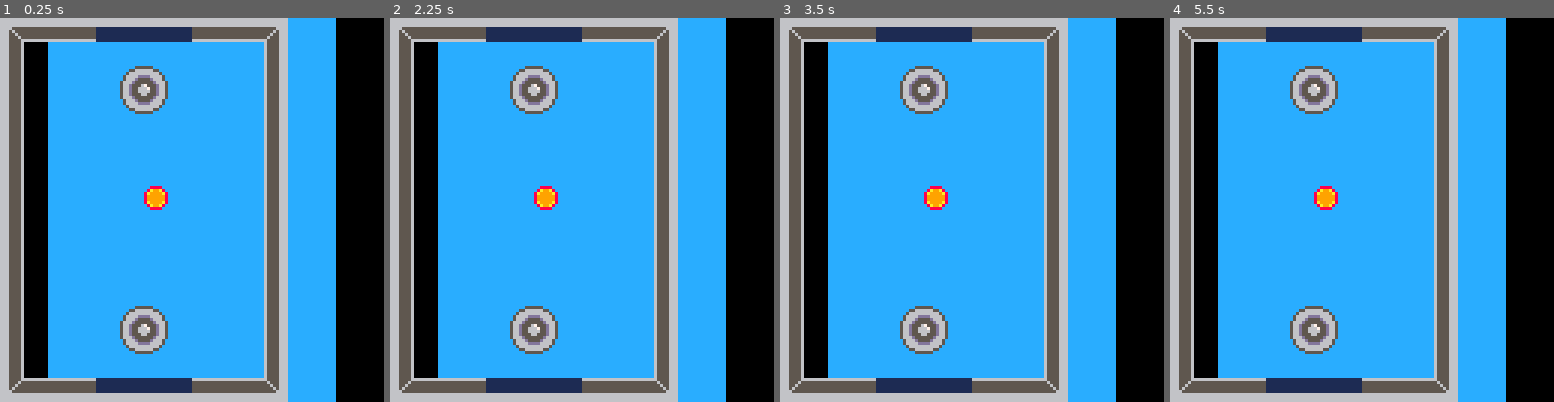
Above: before the commit, frames 1-4 (left to right).
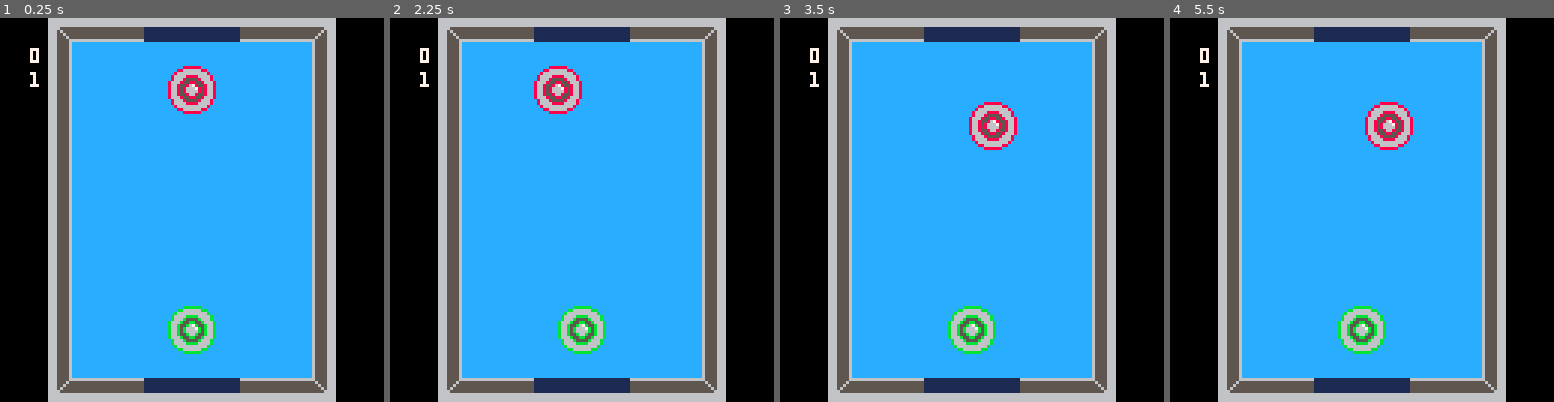
Above: after the commit, the same moments.

Repository: robotspacefish/air-hockey
Game: PICO-8 cartridge airhockey.p8
The game is run twice, just before and just after one commit, with the same random seed, the same clock (stepped at 60 frames per second) and the same inputs.
Inputs:
- Up to frame 1 (0.25 s): no input
- Up to frame 2 (2.25 s): tap O (Z key) at 0.33, 0.7, 1.43, 2.22 s; tap X (X key) at 1.07, 2.07 s; hold Left from 1.97 s (still down)
- Up to frame 3 (3.5 s): release Left at 2.37 s; tap X (X key) every 0.33 s from 2.4 to 3.4 s; hold Down 2.42-2.82 s; hold Right from 2.87 s (still down); tap O (Z key) at 3.1 s
- Up to frame 4 (5.5 s): release Right at 3.53 s; hold Up 3.58-4.08 s; tap X (X key) every 0.33 s from 3.73 to 5.4 s; tap O (Z key) at 3.98, 4.87 s; hold Right 4.13-4.53 s; hold Down 4.58-5.08 s; hold Left from 5.13 s (still down)

The runs differ from the first frame. In frame 1, 33% of the frame differs, in the area x 0-88%, y 0-100%; in frame 2, 32%; in frame 3, 33%; in frame 4, 33%.

Commit message:
create, draw, and move 2 players on the screen

Diff:
--- a/airhockey.p8
+++ b/airhockey.p8
@@ -1,52 +1,73 @@
 pico-8 cartridge // http://www.pico-8.com
 version 29
 __lua__
+
+#include player.p8
+
 function _init()
+  p1 = create_player(0, 8,tile_to_px(7), tile_to_px(2))
+  p2 = create_player(1, 11,tile_to_px(7), tile_to_px(12))
+
 end
 
 function _draw()
   cls()
   rectfill(16, 0, 111, 128, 12) -- table bg
   map(0, 0, 0,0,16,16)
+  p1:drw()
+  p2:drw()
+  debug(p1.number, 10, 10, 7)
+  debug(p2.number, 10, 18, 7)
 end
 
 function _update()
+  p1:upd()
+  p2:upd()
+end
+
+
+function debug(str, x, y, c)
+  print(str, x, y, c)
+end
+
+function tile_to_px(t)
+  return t * 8
 end
 
 __gfx__
-00000000008888000000055555500000666555566665555666666666655556666666666666666666000005555550000000000000000000000000000000000000
-0000000008a99a800005566666655000666555566665556555555555565556666666666666666666000556666665500000000000000000000000000000000000
-007007008a9999a80056666666666500666555566665565555555555556556666666666666666666005666666666650000000000000000000000000000000000
-0007700089999998056666dddd666650666555566665655555555555555656665555666666665555056666dddd66665000000000000000000000000000000000
-000770008999999805666d5555d6665066655556666655555555555555556666555656666665655505666d5555d6665000000000000000000000000000000000
-007007008a9999a85666d555555d66656665555666666666666666666666666655655666666556555666d555555d666500000000000000000000000000000000
-0000000008a99a80566d55567555d665666555566666666666666666666666665655566666655565566d55567555d66500000000000000000000000000000000
-0000000000888800566d55666755d665666555566666666666666666666666666555566666655556566d55666755d66500000000000000000000000000000000
-0000000000000000566d55666655d665655556666666666666666666111111110000000000000000566d55666655d66500000000000000000000000000000000
-0000000000000000566d55566555d665655556666666666666666666111111110000000000000000566d55566555d66500000000000000000000000000000000
-00000000000000005666d555555d66656555566666666666666666661111111100000000000000005666d555555d666500000000000000000000000000000000
-000000000000000005666d5555d6665065555666555555551111111111111111000000000000000005666d5555d6665000000000000000000000000000000000
-0000000000000000056666dddd666650655556665555555511111111111111110000000000000000056666dddd66665000000000000000000000000000000000
-00000000000000000056666666666500655556665555555511111111666666660000000000000000005666666666650000000000000000000000000000000000
-00000000000000000005566666655000655556665555555511111111666666660000000000000000000556666665500000000000000000000000000000000000
-00000000000000000000055555500000655556666666666611111111666666660000000000000000000005555550000000000000000000000000000000000000
+000000000088880000000cccccc0000066655556666555566666666665555666666666666666666600000dddddd0000000000555555000000000000000000000
+0000000008a99a80000cc666666cc000666555566665556555555555565556666666666666666666000dd666666dd00000055666666550000000000000000000
+007007008a9999a800c6666666666c0066655556666556555555555555655666666666666666666600d6666666666d0000566666666665000000000000000000
+00077000899999980c6666cccc6666c06665555666656555555555555556566655556666666655550d6666dddd6666d0056666cccc6666500000000000000000
+00077000899999980c666c5555c666c06665555666665555555555555555666655565666666565550d666d5555d666d005666c5555c666500000000000000000
+007007008a9999a8c666c55cc55c666c666555566666666666666666666666665565566666655655d666d55dd55d666d5666c55cc55c66650000000000000000
+0000000008a99a80c66c55c67c55c66c666555566666666666666666666666665655566666655565d66d55d67d55d66d566c55c67c55c6650000000000000000
+0000000000888800c66c5c6667c5c66c666555566666666666666666666666666555566666655556d66d5d6667d5d66d566c5c6667c5c6650000000000000000
+0000000000000000c66c5c6666c5c66c655556666666666666666666111111110000000000000000d66d5d6666d5d66d566c5c6666c5c6650000000000000000
+0000000000000000c66c55c66c55c66c655556666666666666666666111111110000000000000000d66d55d66d55d66d566c55c66c55c6650000000000000000
+0000000000000000c666c55cc55c666c655556666666666666666666111111110000000000000000d666d55dd55d666d5666c55cc55c66650000000000000000
+00000000000000000c666c5555c666c06555566655555555111111111111111100000000000000000d666d5555d666d005666c5555c666500000000000000000
+00000000000000000c6666cccc6666c06555566655555555111111111111111100000000000000000d6666dddd6666d0056666cccc6666500000000000000000
+000000000000000000c6666666666c0065555666555555551111111166666666000000000000000000d6666666666d0000566666666665000000000000000000
+0000000000000000000cc666666cc000655556665555555511111111666666660000000000000000000dd666666dd00000055666666550000000000000000000
+000000000000000000000cccccc0000065555666666666661111111166666666000000000000000000000dddddd0000000000555555000000000000000000000
 __gff__
 0000000001010101010100000000000000000000010100000000000000000000000000000000000000000000000000000000000000000000000000000000000000000000000000000000000000000000000000000000000000000000000000000000000000000000000000000000000000000000000000000000000000000000
 0000000000000000000000000000000000000000000000000000000000000000000000000000000000000000000000000000000000000000000000000000000000000000000000000000000000000000000000000000000000000000000000000000000000000000000000000000000000000000000000000000000000000000
 __map__
-0915151516161616151515080000000000000000000000000000000000000000000000000000000000000000000000000000000000000000000000000000000000000000000000000000000000000000000000000000000000000000000000000000000000000000000000000000000000000000000000000000000000000000
-0400000000000000000000140000000000000000000000000000000000000000000000000000000000000000000000000000000000000000000000000000000000000000000000000000000000000000000000000000000000000000000000000000000000000000000000000000000000000000000000000000000000000000
-0400000000020300000000140000000000000000000000000000000000000000000000000000000000000000000000000000000000000000000000000000000000000000000000000000000000000000000000000000000000000000000000000000000000000000000000000000000000000000000000000000000000000000
-0400000000121300000000140000000000000000000000000000000000000000000000000000000000000000000000000000000000000000000000000000000000000000000000000000000000000000000000000000000000000000000000000000000000000000000000000000000000000000000000000000000000000000
-0400000000000000000000140000000000000000000000000000000000000000000000000000000000000000000000000000000000000000000000000000000000000000000000000000000000000000000000000000000000000000000000000000000000000000000000000000000000000000000000000000000000000000
-0400000000000000000000140000000000000000000000000000000000000000000000000000000000000000000000000000000000000000000000000000000000000000000000000000000000000000000000000000000000000000000000000000000000000000000000000000000000000000000000000000000000000000
-0400000000000000000000140000000000000000000000000000000000000000000000000000000000000000000000000000000000000000000000000000000000000000000000000000000000000000000000000000000000000000000000000000000000000000000000000000000000000000000000000000000000000000
-0400000000000111000000140000000000000000000000000000000000000000000000000000000000000000000000000000000000000000000000000000000000000000000000000000000000000000000000000000000000000000000000000000000000000000000000000000000000000000000000000000000000000000
-0400000000000000000000140000000000000000000000000000000000000000000000000000000000000000000000000000000000000000000000000000000000000000000000000000000000000000000000000000000000000000000000000000000000000000000000000000000000000000000000000000000000000000
-0400000000000000000000140000000000000000000000000000000000000000000000000000000000000000000000000000000000000000000000000000000000000000000000000000000000000000000000000000000000000000000000000000000000000000000000000000000000000000000000000000000000000000
-0400000000000000000000140000000000000000000000000000000000000000000000000000000000000000000000000000000000000000000000000000000000000000000000000000000000000000000000000000000000000000000000000000000000000000000000000000000000000000000000000000000000000000
-0400000000000000000000140000000000000000000000000000000000000000000000000000000000000000000000000000000000000000000000000000000000000000000000000000000000000000000000000000000000000000000000000000000000000000000000000000000000000000000000000000000000000000
-0400000000020300000000140000000000000000000000000000000000000000000000000000000000000000000000000000000000000000000000000000000000000000000000000000000000000000000000000000000000000000000000000000000000000000000000000000000000000000000000000000000000000000
-0400000000121300000000140000000000000000000000000000000000000000000000000000000000000000000000000000000000000000000000000000000000000000000000000000000000000000000000000000000000000000000000000000000000000000000000000000000000000000000000000000000000000000
-0400000000000000000000140000000000000000000000000000000000000000000000000000000000000000000000000000000000000000000000000000000000000000000000000000000000000000000000000000000000000000000000000000000000000000000000000000000000000000000000000000000000000000
-0506060617171717060606070000000000000000000000000000000000000000000000000000000000000000000000000000000000000000000000000000000000000000000000000000000000000000000000000000000000000000000000000000000000000000000000000000000000000000000000000000000000000000
+0000091515151616161615151508000000000000000000000000000000000000000000000000000000000000000000000000000000000000000000000000000000000000000000000000000000000000000000000000000000000000000000000000000000000000000000000000000000000000000000000000000000000000
+0000040000000000000000000014000000000000000000000000000000000000000000000000000000000000000000000000000000000000000000000000000000000000000000000000000000000000000000000000000000000000000000000000000000000000000000000000000000000000000000000000000000000000
+0000040000000000000000000014000000000000000000000000000000000000000000000000000000000000000000000000000000000000000000000000000000000000000000000000000000000000000000000000000000000000000000000000000000000000000000000000000000000000000000000000000000000000
+0000040000000000000000000014000000000000000000000000000000000000000000000000000000000000000000000000000000000000000000000000000000000000000000000000000000000000000000000000000000000000000000000000000000000000000000000000000000000000000000000000000000000000
+0000040000000000000000000014000000000000000000000000000000000000000000000000000000000000000000000000000000000000000000000000000000000000000000000000000000000000000000000000000000000000000000000000000000000000000000000000000000000000000000000000000000000000
+0000040000000000000000000014000000000000000000000000000000000000000000000000000000000000000000000000000000000000000000000000000000000000000000000000000000000000000000000000000000000000000000000000000000000000000000000000000000000000000000000000000000000000
+0000040000000000000000000014000000000000000000000000000000000000000000000000000000000000000000000000000000000000000000000000000000000000000000000000000000000000000000000000000000000000000000000000000000000000000000000000000000000000000000000000000000000000
+0000040000000000000000000014000000000000000000000000000000000000000000000000000000000000000000000000000000000000000000000000000000000000000000000000000000000000000000000000000000000000000000000000000000000000000000000000000000000000000000000000000000000000
+0000040000000000000000000014000000000000000000000000000000000000000000000000000000000000000000000000000000000000000000000000000000000000000000000000000000000000000000000000000000000000000000000000000000000000000000000000000000000000000000000000000000000000
+0000040000000000000000000014000000000000000000000000000000000000000000000000000000000000000000000000000000000000000000000000000000000000000000000000000000000000000000000000000000000000000000000000000000000000000000000000000000000000000000000000000000000000
+0000040000000000000000000014000000000000000000000000000000000000000000000000000000000000000000000000000000000000000000000000000000000000000000000000000000000000000000000000000000000000000000000000000000000000000000000000000000000000000000000000000000000000
+0000040000000000000000000014000000000000000000000000000000000000000000000000000000000000000000000000000000000000000000000000000000000000000000000000000000000000000000000000000000000000000000000000000000000000000000000000000000000000000000000000000000000000
+0000040000000000000000000014000000000000000000000000000000000000000000000000000000000000000000000000000000000000000000000000000000000000000000000000000000000000000000000000000000000000000000000000000000000000000000000000000000000000000000000000000000000000
+0000040000000000000000000014000000000000000000000000000000000000000000000000000000000000000000000000000000000000000000000000000000000000000000000000000000000000000000000000000000000000000000000000000000000000000000000000000000000000000000000000000000000000
+0000040000000000000000000014000000000000000000000000000000000000000000000000000000000000000000000000000000000000000000000000000000000000000000000000000000000000000000000000000000000000000000000000000000000000000000000000000000000000000000000000000000000000
+0000050606061717171706060607000000000000000000000000000000000000000000000000000000000000000000000000000000000000000000000000000000000000000000000000000000000000000000000000000000000000000000000000000000000000000000000000000000000000000000000000000000000000
